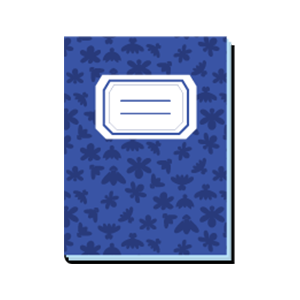
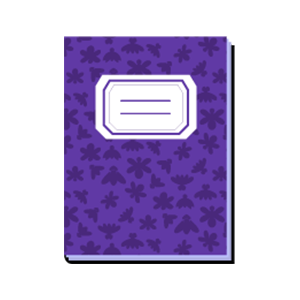
The second 300×300 image is a revision of the first. Changes to its layers:
added layer "2_2" above "cuadernoA" over [64, 36, 232, 261]
hid "cuadernoA" over [64, 36, 232, 261]
